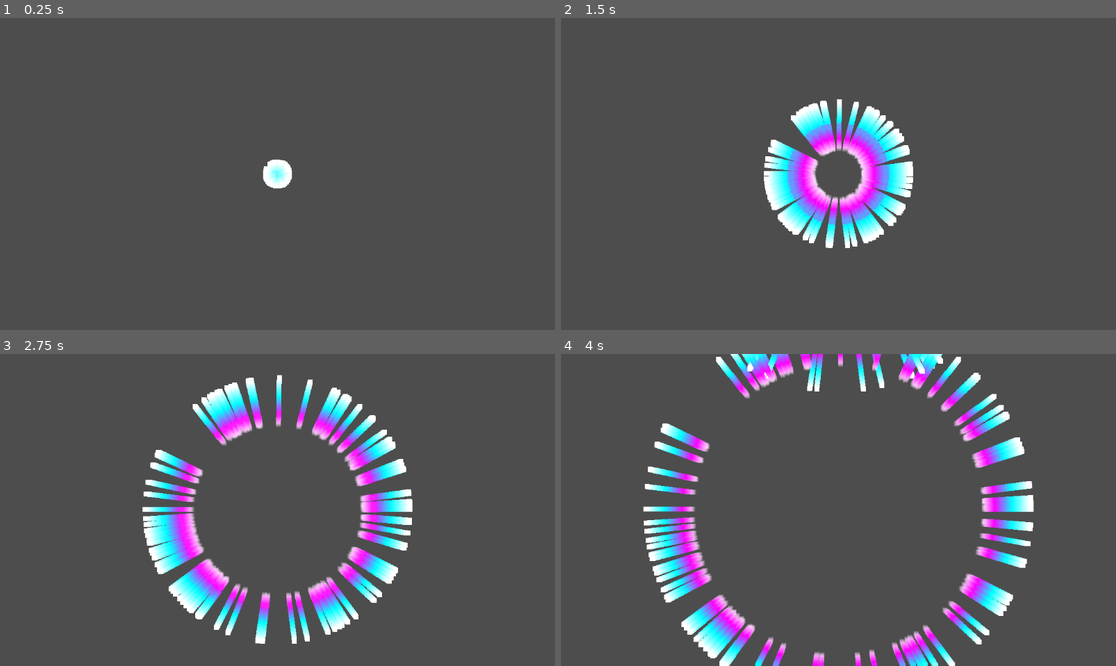
Above: before the commit, frames 1-4 (two rows, left to right).
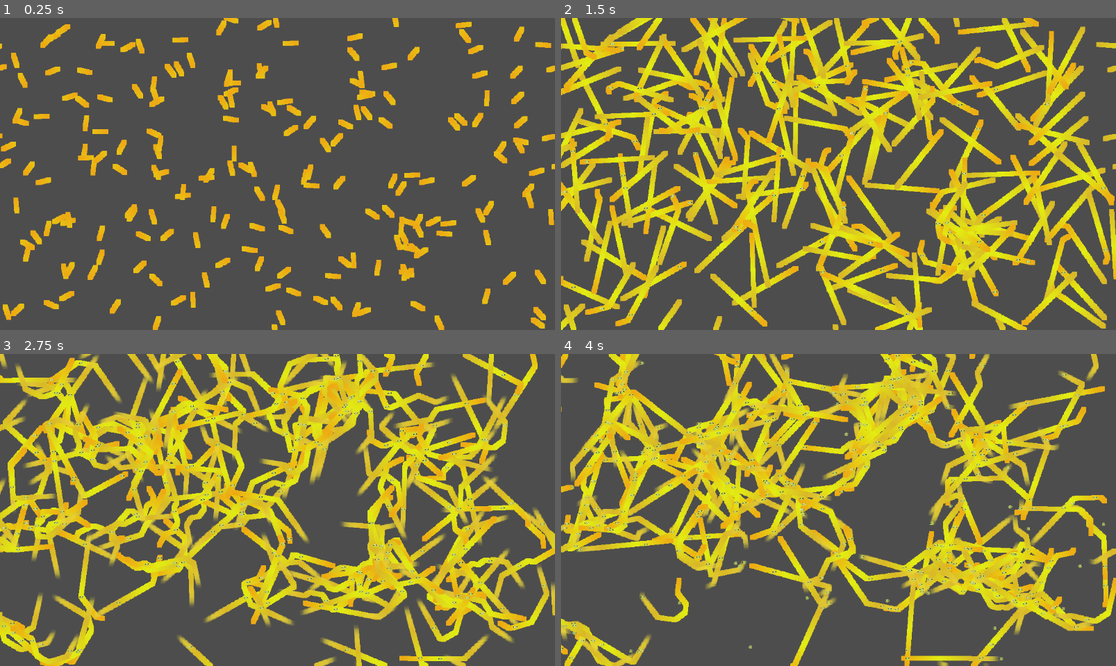
Above: after the commit, the same moments.

Repository: patator62180/GDWL_67
Game: Godot game, scene res://scenes/simulation/simulation.tscn
The game is run twice, just before and just after one commit, with the same random seed, the same clock (stepped at 60 frames per second) and the same inputs. This scene is started directly instead of the project's main scene.
Inputs (mouse positions are in pixels of both pictures, inside the frame that each line leads up to):
- Up to frame 1 (0.25 s): no input
- Up to frame 2 (1.5 s): tap Enter (ui_accept) at 0.5, 0.77 s; move the mouse to (960, 158) at 0.52 s; hold Right (right) 0.53-1.28 s; click (960, 158) at 0.6 s; move the mouse to (727, 189) at 1.27 s; hold Down (down) from 1.28 s (still down); click (727, 189) at 1.35 s
- Up to frame 3 (2.75 s): tap Enter (ui_accept) at 1.52 s; move the mouse to (333, 441) at 2.02 s; release Down (down) at 2.03 s; hold Right (right) from 2.03 s (still down); click (333, 441) at 2.1 s
- Up to frame 4 (4 s): move the mouse to (810, 572) at 2.77 s; release Right (right) at 2.78 s; hold Up (up) 2.78-3.53 s; click (810, 572) at 2.85 s; tap Enter (ui_accept) at 3.02, 3.77 s; move the mouse to (1005, 556) at 3.52 s; hold Left (left) from 3.53 s (still down); click (1005, 556) at 3.6 s

The runs differ from the first frame. In frame 1, 11% of the frame differs, in the area x 0-100%, y 0-100%; in frame 2, 44%; in frame 3, 47%; in frame 4, 44%.

Commit message:
simulation v2

Diff:
--- a/scenes/simulation/agent.gd
+++ b/scenes/simulation/agent.gd
@@ -1,22 +1,14 @@
 extends Sprite2D
 
 var last_pheromone = Time.get_unix_time_from_system()
-var pheromone_delay = 5
+var pheromone_delay = randf_range(1 , 2.5)
 
 func _process(delta):
     position += transform.x * delta * 10
     position.x = fmod(position.x,get_viewport_rect().size.x)
     position.y = fmod(position.y, get_viewport_rect().size.y)
 
-    $RayCast2D_Left.force_raycast_update()
-    if $RayCast2D_Left.is_colliding():
-        print("pheromone")
-        rotate(-PI/4.0)
-
-    $RayCast2D_Right.force_raycast_update()
-    if $RayCast2D_Right.is_colliding():
-        print("pheromone")
-        rotate(PI/4.0)
+    sense_and_rotate()
 
     if(Time.get_unix_time_from_system() > last_pheromone + pheromone_delay):
         var pheromone_scene = load("res://scenes/simulation/pheromone.tscn")
@@ -24,3 +16,16 @@
         get_parent().add_child(pheromone)
         pheromone.position = position
         last_pheromone = Time.get_unix_time_from_system()
+
+func sense_and_rotate():
+    $RayCast2D_Froward.force_raycast_update()
+    if $RayCast2D_Froward.is_colliding():
+        return
+
+    $RayCast2D_Left.force_raycast_update()
+    if $RayCast2D_Left.is_colliding():
+        rotate(-PI/4.0)
+
+    $RayCast2D_Right.force_raycast_update()
+    if $RayCast2D_Right.is_colliding():
+        rotate(PI/4.0)
--- a/scenes/simulation/agent.tscn
+++ b/scenes/simulation/agent.tscn
@@ -4,7 +4,7 @@
 
 [sub_resource type="Gradient" id="Gradient_mo0wb"]
 offsets = PackedFloat32Array(0, 0.353333, 0.72, 1)
-colors = PackedColorArray(1, 1, 1, 1, 0, 1, 1, 1, 1, 0, 1, 1, 1, 1, 1, 0)
+colors = PackedColorArray(0.93, 0.67332, 0.0744, 1, 0.88722, 0.93, 0.0744, 1, 0.85, 0.722217, 0.153, 1, 0.929412, 0.862745, 0.243137, 0)
 
 [node name="Agent" type="Sprite2D"]
 scale = Vector2(10, 10)
@@ -12,19 +12,22 @@
 
 [node name="CPUParticles2D" type="CPUParticles2D" parent="."]
 amount = 100
+lifetime = 2.0
 gravity = Vector2(0, 0)
 scale_amount_min = 10.0
 scale_amount_max = 10.0
 color_ramp = SubResource("Gradient_mo0wb")
 
 [node name="RayCast2D_Froward" type="RayCast2D" parent="."]
-target_position = Vector2(10, 0)
+target_position = Vector2(15, 0)
 collide_with_areas = true
 
 [node name="RayCast2D_Left" type="RayCast2D" parent="."]
-target_position = Vector2(10, -20)
+position = Vector2(0, -2)
+target_position = Vector2(0, -10)
 collide_with_areas = true
 
 [node name="RayCast2D_Right" type="RayCast2D" parent="."]
-target_position = Vector2(10, 20)
+position = Vector2(0, 2)
+target_position = Vector2(0, 10)
 collide_with_areas = true
--- a/scenes/simulation/pheromone.tscn
+++ b/scenes/simulation/pheromone.tscn
@@ -14,5 +14,4 @@
 [node name="Area2D" type="Area2D" parent="."]
 
 [node name="CollisionShape2D" type="CollisionShape2D" parent="Area2D"]
-scale = Vector2(1, 1)
 shape = SubResource("CircleShape2D_66vau")
--- a/scenes/simulation/simulation.gd
+++ b/scenes/simulation/simulation.gd
@@ -4,8 +4,8 @@
 
 func _ready():
     var agent = load("res://scenes/simulation/agent.tscn")
-    for i in range(100):
+    for i in range(200):
         var agent_instance = agent.instantiate();
         add_child(agent_instance)
         agent_instance.rotate(randf_range(0,2*PI))
-        agent_instance.position = get_viewport_rect().size/2
+        agent_instance.position = Vector2( randi_range(0, get_viewport_rect().size.x), randi_range(0, get_viewport_rect().size.y))
